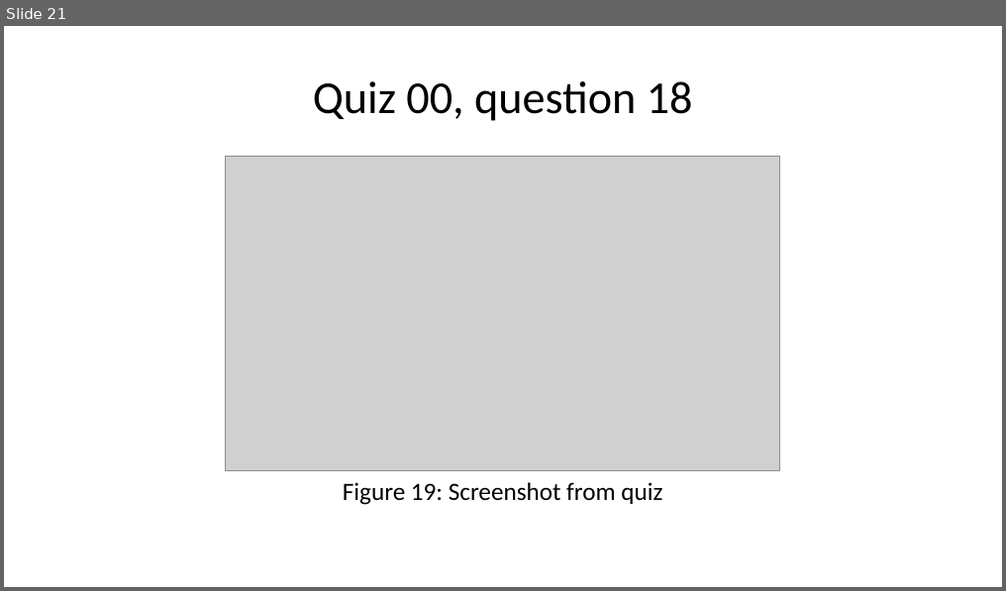
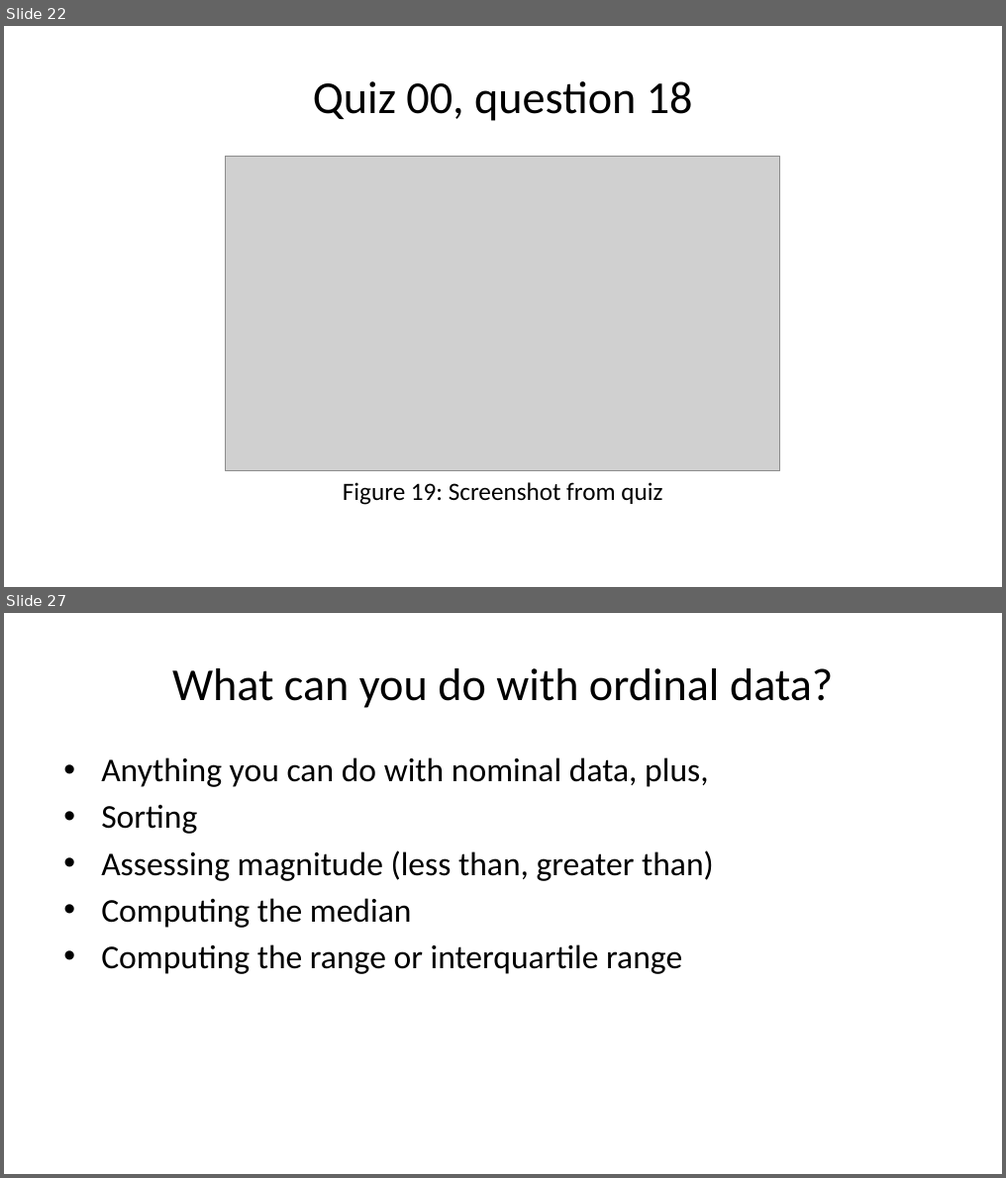
Before and after one commit to pmean/classes, a slide deck: biostats-1/src/week-02.pptx. Shown one above the other, each under a label of ours: slide 21 before the commit, slides 22 and 27 after it; the slides between them are not shown. The pictures are 1006x591 and 1006x1178 pixels, drawn with LibreOffice and Linux fonts; fonts in the diff are those of the drawing; grey boxes stand for pictures. Boxes give left, top, right and bottom in pixels: in the first picture for what was removed or moved away, otherwise in the second. Text is boxed around its words. In the diff, an @@ line names an element or a change of style, - is before the commit and + after.

```diff
--- a/biostats-1/src/week-02.pptx
+++ b/biostats-1/src/week-02.pptx
@@ slide 27 added at [4,613,1002,1174], background #FFFFFF @@
@@ title added at [172,668,833,708], 33 pt, text #000000 @@
+What can you do with ordinal data?
@@ text added at [101,758,714,974], 24 pt, text #000000 @@
+• Anything you can do with nominal data, plus,
+• Sorting
+• Assessing magnitude (less than, greater than)
+• Computing the median
+• Computing the range or interquartile range
@@ what was slide 21 is now slide 22 @@
```
Also in this commit, not shown: 6 other slides added, 1 other file.
